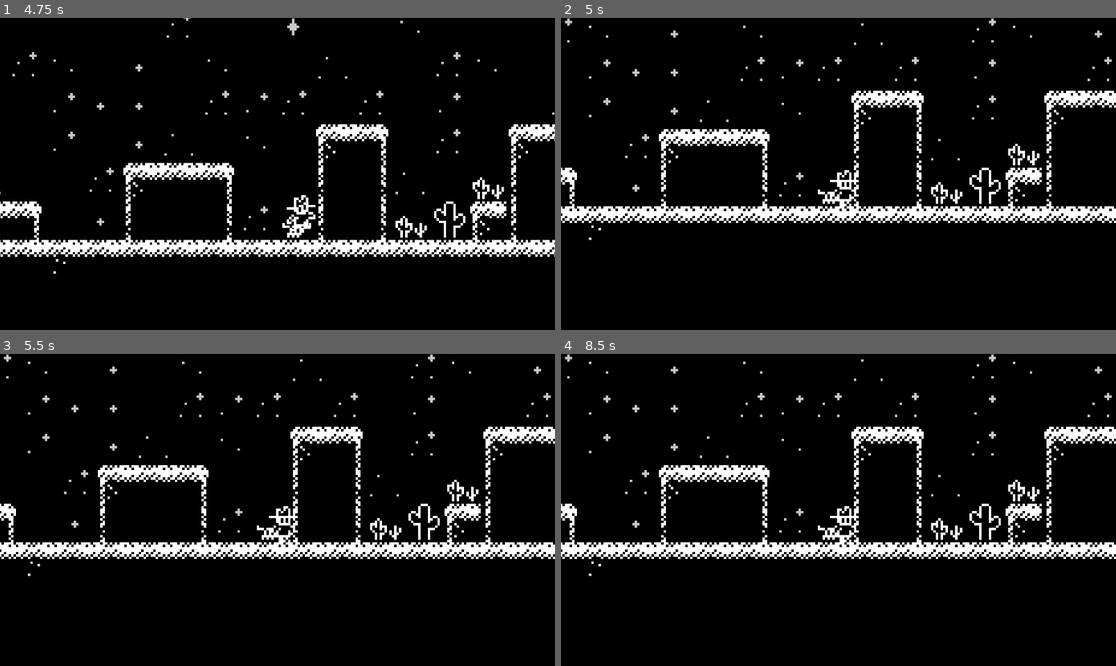
Above: before the commit, frames 1-4 (two rows, left to right).
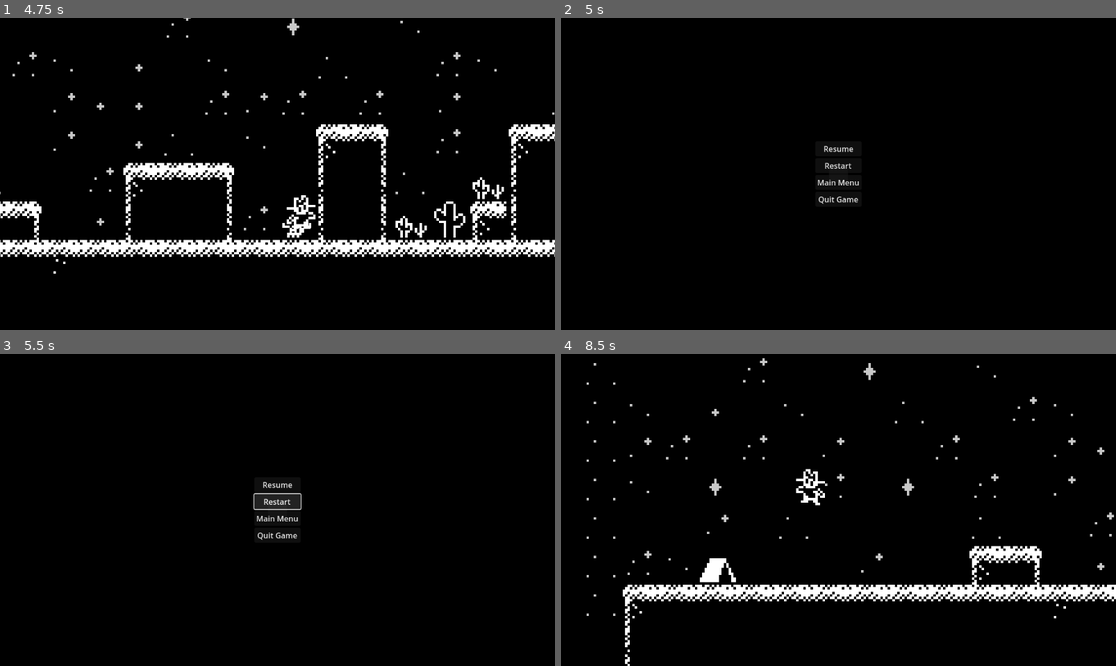
Above: after the commit, the same moments.

Repository: Tortiz-CSUF/western-noir-platformer
Game: Godot game, scene res://Start_Menu.tscn
The game is run twice, just before and just after one commit, with the same random seed, the same clock (stepped at 60 frames per second) and the same inputs.
Inputs (mouse positions are in pixels of both pictures, inside the frame that each line leads up to):
- Up to frame 1 (4.75 s): click "Start Game" at 0.5 s; tap Enter at 1.25 s; hold D (move_right) 1.28-2.78 s; tap Space (jump) at 1.52, 2.27, 3.77, 4.52 s; hold A (move_left) 2.78-3.53 s; hold D (move_right) from 3.53 s (still down)
- Up to frame 2 (5 s): keep holding D (move_right); tap Tab (pause) at 4.9 s
- Up to frame 3 (5.5 s): release D (move_right) at 5 s; click (277, 500) at 5 s, where only the run after the commit has a clickable "Restart"
- Up to frame 4 (8.5 s): click (838, 500) at 5.75 s, where only the run after the commit has a clickable "Restart"; click (838, 500) at 6.5 s, where only the run after the commit has a clickable "Restart"; click (838, 485) at 7.25 s, where only the run after the commit has a clickable "Resume"; hold A (move_left) from 8.03 s (still down); tap Space (jump) at 8.27 s

Frame 1 is identical in both runs. In frame 2, 9.1% of the frame differs, in the area x 0-100%, y 0-72%; in frame 3, 9.4%; in frame 4, 14%, in the area x 0-100%, y 0-100%.

Commit message:
Refactored pause_menu script and debugging
Debugging pause menu not showing as intended.

Diff:
--- a/pause_menu.gd
+++ b/pause_menu.gd
@@ -3,21 +3,12 @@
 @export var main_menu_scene: PackedScene
 
 @onready var root: Control = $Root
-@onready var resume_button: Button = $Root/Panel/VBox/ResumeButton
-@onready var restart_button: Button = $Root/Panel/VBox/RestartButton
-@onready var main_menu_button: Button = $Root/Panel/VBox/MainMenuButton
-@onready var quit_button: Button = $Root/Panel/VBox/QuitButton
-
 
 # Called when the node enters the scene tree for the first time.
 func _ready() -> void:
 	process_mode = Node.PROCESS_MODE_ALWAYS
 	root.visible = false
-
-	resume_button.pressed.connect(_on_resume_button_pressed)
-	restart_button.pressed.connect(_on_restart_button_pressed)
-	main_menu_button.pressed.connect(_on_main_menu_button_pressed)
-	quit_button.pressed.connect(_on_quit_button_pressed)
+	print("[Pause Menu]: ready. root path =", root.get_path())
 
 func _unhandled_input(event: InputEvent) -> void:
 	if event.is_action_pressed("pause"):
@@ -27,7 +18,7 @@
 func toggle_pause() -> void:
 	var now_paused := not get_tree().paused
 	get_tree().paused = now_paused
-	root.visible = false
+	root.visible = now_paused
 
 func _on_resume_button_pressed() -> void:
 	get_tree().paused = false
--- a/pause_menu.tscn
+++ b/pause_menu.tscn
@@ -5,6 +5,7 @@
 
 [node name="PauseMenu" type="CanvasLayer"]
 process_mode = 3
+layer = 100
 script = ExtResource("1_hdmo1")
 main_menu_scene = ExtResource("2_nwcfo")
 
